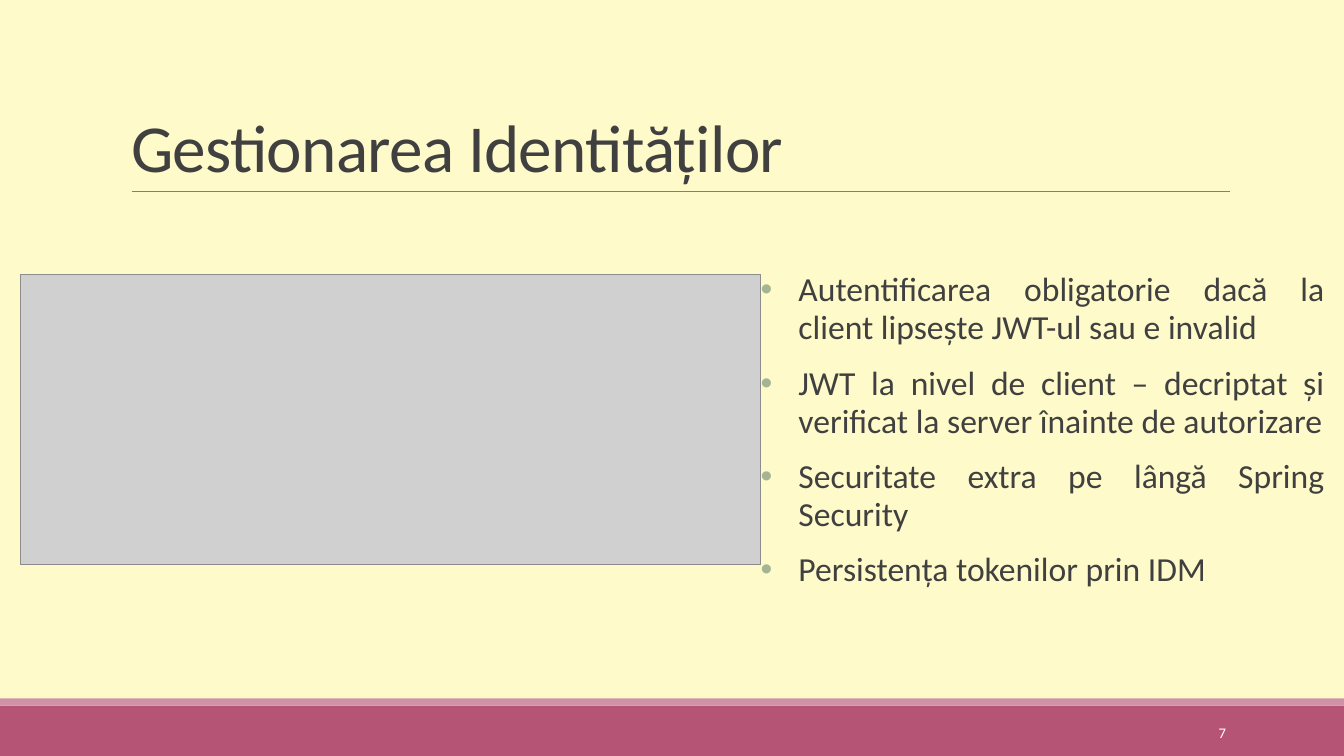
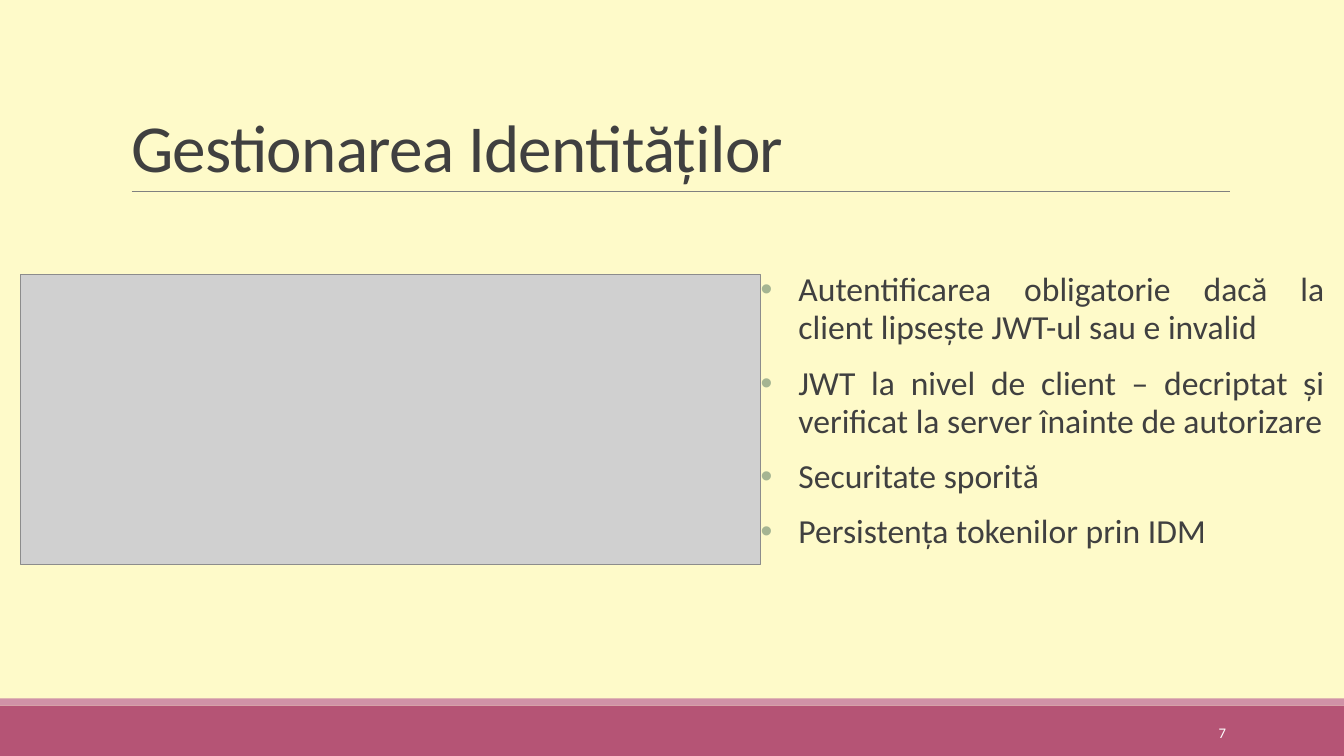
Before and after one commit to raducornea/Find-Buddy, a slide deck: slide 7 of Documentation/Aplicație bazată pe microservicii pentru identificarea persoanelor cu interese similare - ppt.pptx. Drawn at 1344x756 pixels with LibreOffice and Linux fonts; fonts in the diff are those of the drawing; grey boxes stand for pictures. Boxes give left, top, right and bottom in pixels: in the first picture for what was removed or moved away, otherwise in the second. Text is boxed around its words. In the diff, an @@ line names an element or a change of style, - is before the commit and + after.

```diff
--- a/Documentation/Aplicație bazată pe microservicii pentru identificarea persoanelor cu interese similare - ppt.pptx
+++ b/Documentation/Aplicație bazată pe microservicii pentru identificarea persoanelor cu interese similare - ppt.pptx
@@ text at box(798, 465, 1039, 494): text changed @@
-• Securitate extra pe lângă Spring Security
+• Securitate sporită
```
Also in this commit, not shown: 4 other files.
